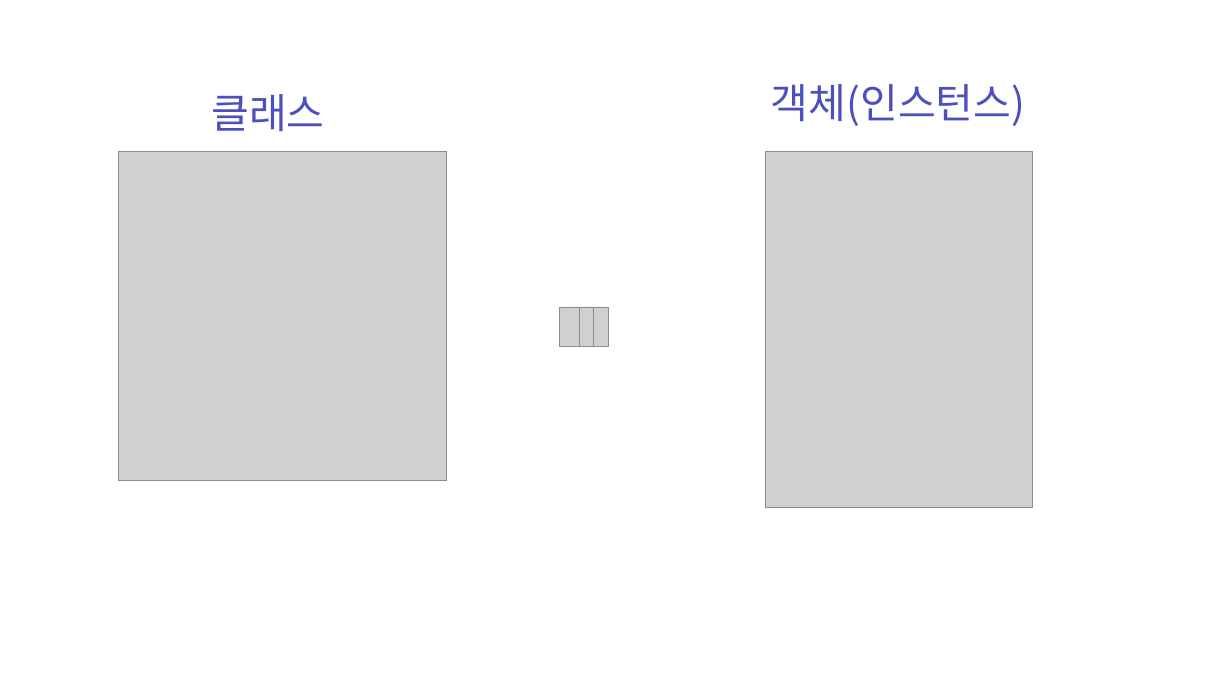
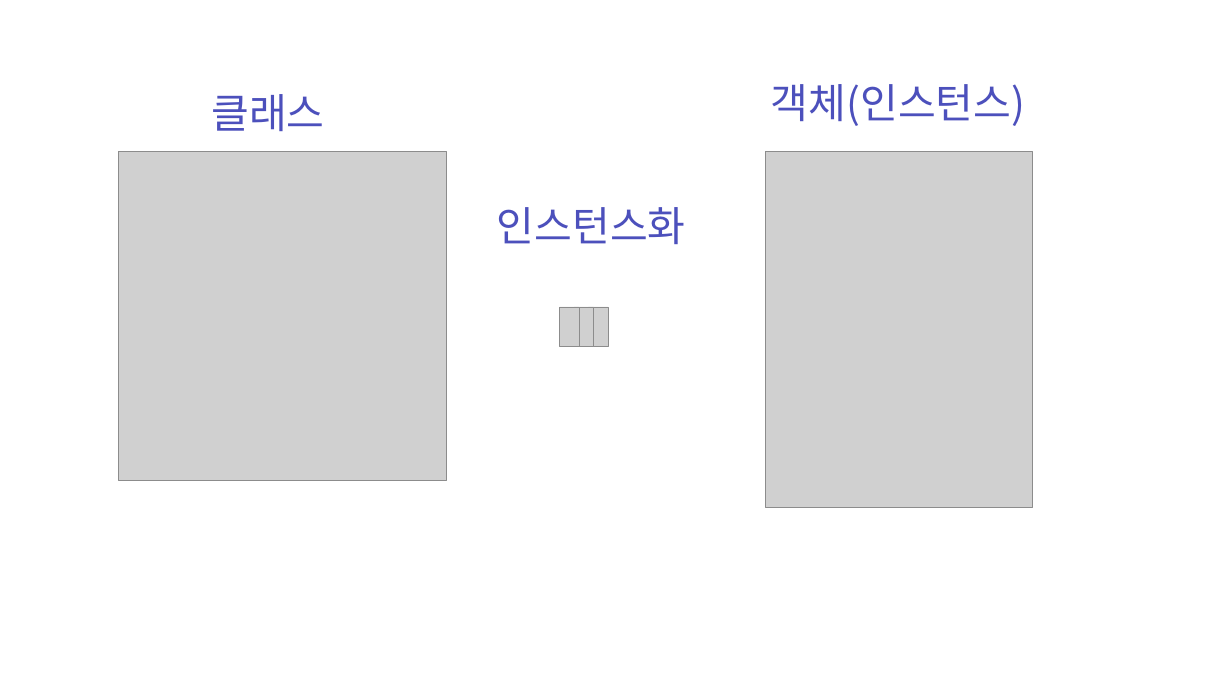
Before and after one commit to zest132/JavaLecture, a slide deck: slide 10 of JavaLecture/LectureFile/java 6강.pptx (slide 8 before the commit). Drawn at 1232x693 pixels with LibreOffice and Linux fonts; fonts in the diff are those of the drawing; grey boxes stand for pictures. Boxes give left, top, right and bottom in pixels: in the first picture for what was removed or moved away, otherwise in the second. Text is boxed around its words. In the diff, an @@ line names an element or a change of style, - is before the commit and + after.

```diff
--- a/JavaLecture/LectureFile/java 6강.pptx
+++ b/JavaLecture/LectureFile/java 6강.pptx
@@ text added at (497, 207, 686, 244), 48 pt, text #4C50BC @@
+인스턴스화
```
Also in this commit, not shown: 1 other slide changed, 14 slides added, 1 slide removed, 2 other files.
